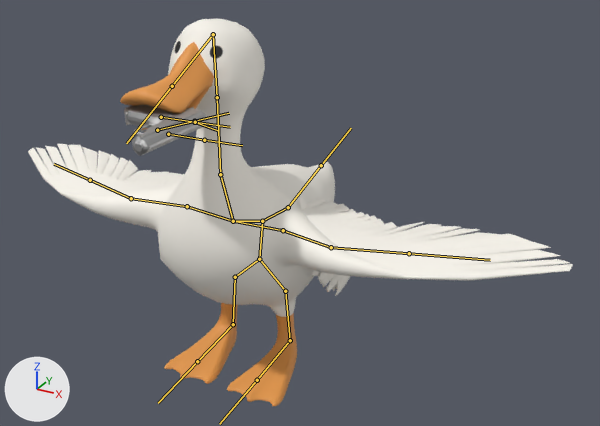
The FBX model Assets/Public/Animations/duck straif left (new model).fbx, before and after one commit.
Both versions are drawn from a camera (50 mm lens) standing at (6.92, -11.49, 8.25) and looking at (0.81, -0.39, 2.7). Arrows for +X, +Y and +Z are at lower left; the lights stay in place. The bones that bend it are drawn over the model as lines.

In view in the first picture: 'Barrel', 'BottomFrame', 'Grip', 'TopFrame', 'TriggerFrame', 'polySurface14', 'polySurface29', 'polySurface34'.
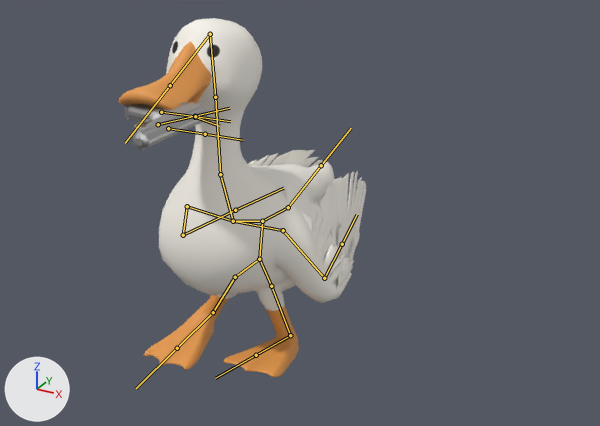
The newer file adds an action. The first version stands in its rest pose; the second is drawn at frame 4 of the action 'Scene'.

Where the change shows, as pixel boxes [x1, y1, x2, y2] in the pictures (600 x 426 px):
'polySurface14', posed (54% narrower, 7% shorter): before [28, 19, 573, 407]; after [118, 18, 366, 377]
'TopFrame', posed: before [132, 109, 208, 156]; after [132, 104, 209, 150]
'polySurface34', posed: before [299, 195, 341, 292]; after [300, 188, 346, 283]
'polySurface29', posed: before [332, 275, 350, 296]; after [332, 220, 360, 290]
'BottomFrame', posed: before [124, 106, 194, 132]; after [125, 102, 195, 127]
'Grip', posed: before [129, 105, 172, 128]; after [129, 102, 185, 123]
'TriggerFrame', posed: before [134, 123, 156, 136]; after [134, 117, 157, 130]
'Barrel', posed: before [135, 144, 142, 152]; after [135, 138, 143, 146]
bone 'Bone.016', root to tip: before (259, 259) to (285, 291); after (259, 259) to (271, 286)
bone 'Bone.019', root to tip: before (285, 291) to (290, 340); after (271, 286) to (290, 335)
bone 'Bone.021', root to tip: before (290, 340) to (257, 380); after (290, 335) to (256, 355)
bone 'Bone.018', root to tip: before (235, 277) to (233, 324); after (235, 277) to (213, 312)
bone 'Bone.020', root to tip: before (233, 324) to (197, 361); after (213, 312) to (177, 348)
bone 'Bone.006', root to tip: before (220, 174) to (217, 97); after (220, 174) to (215, 97)
bone 'left wing', root to tip: before (187, 206) to (131, 198); after (187, 206) to (183, 235)
bone 'left wing tip', root to tip: before (131, 198) to (90, 180); after (183, 235) to (235, 210)
bone 'right wing', root to tip: before (283, 230) to (331, 247); after (283, 230) to (324, 278)
bone 'right wing tip', root to tip: before (331, 247) to (409, 253); after (324, 278) to (342, 244)

The change in detail:
Object 'Armature.001' (bone_rig_object) moves from (0.192, -3.366, 4.933) to (0.205, -3.366, 5.007).
Bone 'Bone.016' (bone_bone_016) turns from (0, 0, 0) to (-62, 40, -29) degrees about its own x, y and z.
Bone 'Bone.019' (bone_bone_019) turns from (0, 0, 0) to (73, -20, 6) degrees about its own x, y and z.
Bone 'Bone.021' (bone_bone_021) turns from (0, 0, 0) to (-26, 11, -3) degrees about its own x, y and z.
Bone 'Bone.018' (bone_bone_018) turns from (0, 0, 0) to (-2, 0, -26) degrees about its own x, y and z.
Bone 'Bone.020' (bone_bone_020) turns from (0, 0, 0) to (-1, -26, 3) degrees about its own x, y and z.
Bone 'Bone.006' (bone_bone_006) turns from (0, 0, 0) to (0, 0, 1) degrees about its own x, y and z.
Bone 'left wing' (bone_left_wing) turns from (0, 0, 0) to (56, -19, 46) degrees about its own x, y and z.
Bone 'left wing tip' (bone_left_wing_tip) turns from (0, 0, 0) to (43, 3, 0) degrees about its own x, y and z.
Bone 'right wing' (bone_right_wing) turns from (0, 0, 0) to (47, 17, -42) degrees about its own x, y and z.
Bone 'right wing tip' (bone_right_wing_tip) turns from (0, 0, 0) to (48, -6, 4) degrees about its own x, y and z.
